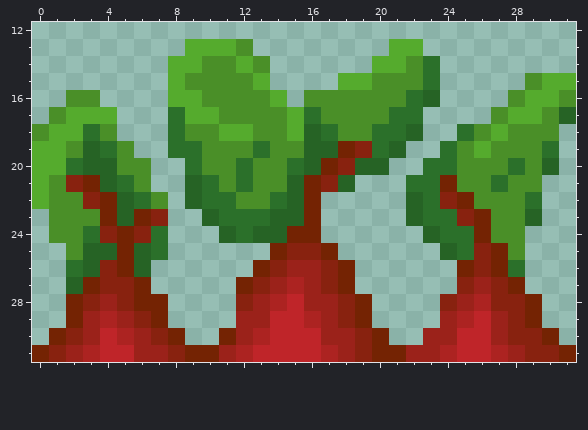
Two versions of one pixel-art sprite, textures/blocks/beetroots_stage_3.png. Above, as it was before the edit.
The file is 32x32 pixels. Shown: x 0..31, y 12..31.
The same view after the edit:
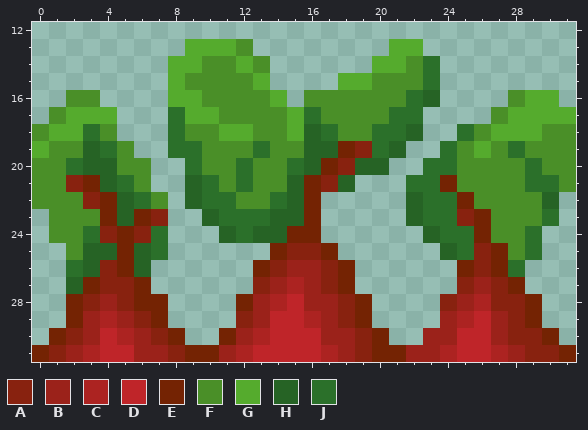
Palette (. is transparent): A #88220f  B #9b221a  C #ac2321  D #bf2529  E #742303  F #4a8f28  G #55ab2d  H #266325  J #2b702a
What changed:
y 15: x 29..31 FGG -> ...
y 16: x 31 F -> .
y 17: x 30..31 FH -> GG
y 18: x 28..29 FF -> GG; x 31 . -> F
y 19: x 1 G -> F; x 28 F -> J; x 30..31 J. -> FF
y 20: x 0..1 GG -> FF; x 28..31 JFH. -> FJFF
y 21: x 0 G -> F; x 27 J -> F; x 29..31 F.. -> JJF
y 22: x 0 G -> F; x 24 A -> J; x 29..30 J. -> FH
y 23: x 29..30 H. -> FJ
y 24..25: x 29 . -> J
y 27: x 12 E -> .
y 28: x 12 A -> E
y 29: x 12 B -> A
Pixel boxes of the changes (left, top, right, bottom) in both pictures:
changed: (440, 73, 576, 260)
changed: (32, 141, 66, 209)
changed: (236, 277, 253, 328)
